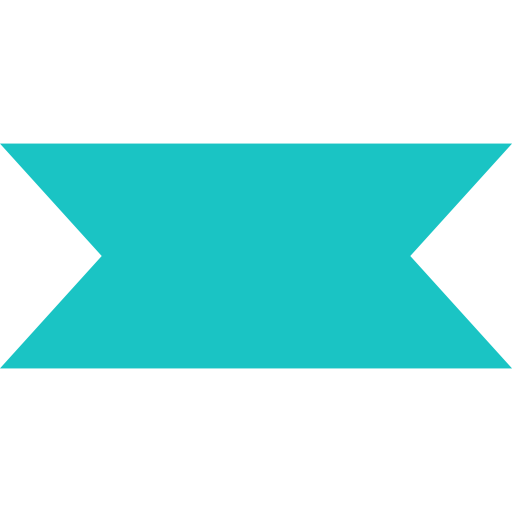
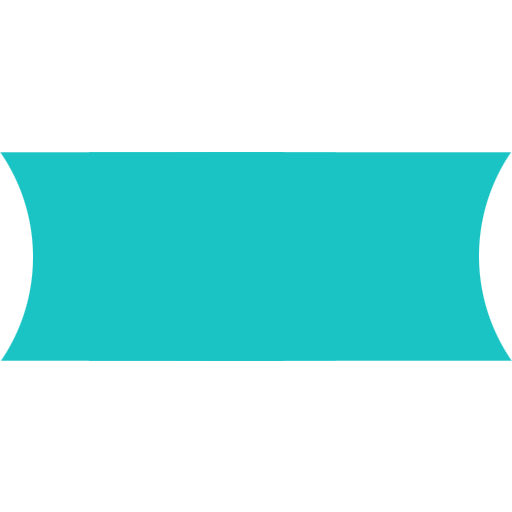
Revision of a layered w=512, h=512 image; what changed, layer by layer:
removed layer "Label" over [0, 143, 512, 369]
added group "Label" with 2 layers above "Circle" over [0, 152, 512, 361]
added layer "Label copy 3" in group "Label" over [89, 152, 512, 361]
added layer "Label copy 2" in group "Label" over [0, 152, 284, 361]
